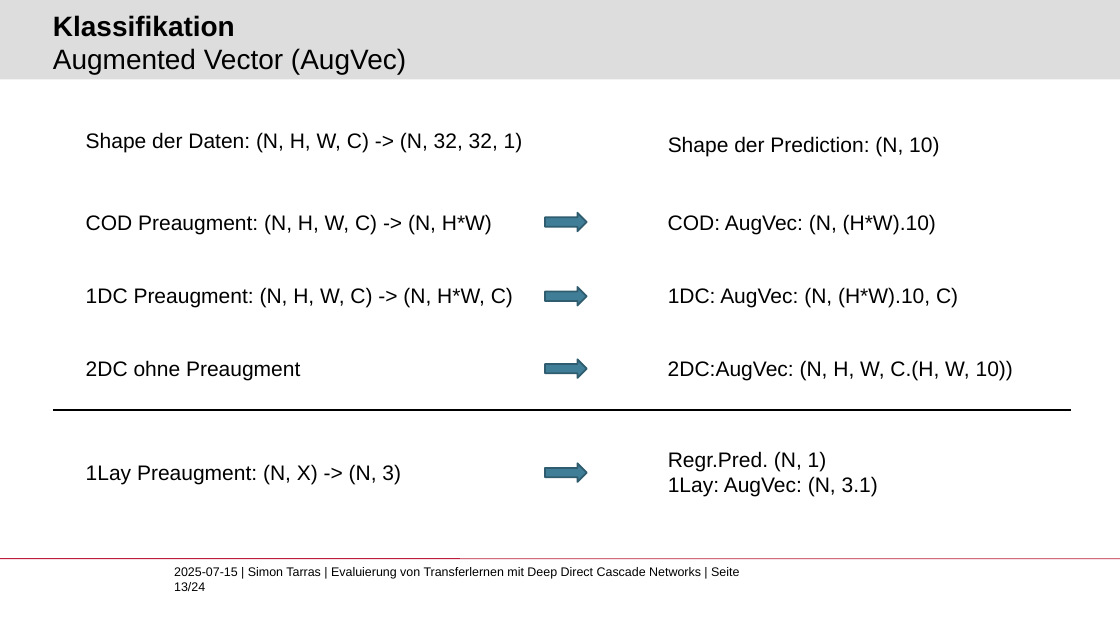
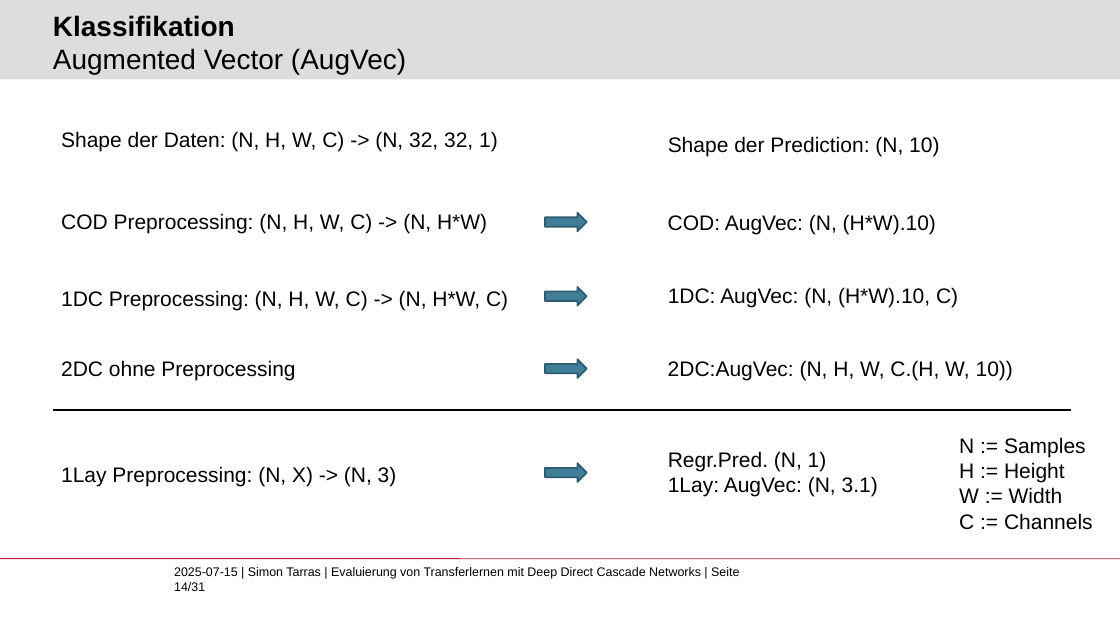
Before and after one commit to Lirras/BA_EvalTF_DDCN, a slide deck: slide 14 of BA_eval_TF.pptx (slide 13 before the commit). Drawn at 1120x630 pixels with LibreOffice and Linux fonts; fonts in the diff are those of the drawing; background and template pictures are left out. Boxes give left, top, right and bottom in pixels: in the first picture for what was removed or moved away, otherwise in the second. Text is boxed around its words. In the diff, an @@ line names an element or a change of style, - is before the commit and + after.

```diff
--- a/BA_eval_TF.pptx
+++ b/BA_eval_TF.pptx
@@ text "Shape der Daten: (N, H, ...": place and size @@
-text "Shape der Daten: (N, H, ..." at [86, 132, 523, 152]
+text "Shape der Daten: (N, H, ..." at [61, 131, 498, 151]
@@ text at [61, 213, 487, 233]: text changed @@
-COD Preaugment: (N, H, W, C) -> (N, H*W)
+COD Preprocessing: (N, H, W, C) -> (N, H*W)
@@ text at [61, 290, 508, 310]: text changed @@
-1DC Preaugment: (N, H, W, C) -> (N, H*W, C)
+1DC Preprocessing: (N, H, W, C) -> (N, H*W, C)
@@ text at [61, 360, 295, 381]: text changed @@
-2DC ohne Preaugment
+2DC ohne Preprocessing
@@ text added at [959, 437, 1093, 530], 18 pt, text #000000 @@
+N := Samples
+H := Height
+W := Width
+C := Channels
@@ text at [61, 466, 397, 486]: text changed @@
-1Lay Preaugment: (N, X) -> (N, 3)
+1Lay Preprocessing: (N, X) -> (N, 3)
@@ text at [174, 567, 739, 591]: text changed @@
-2025-07-15 | Simon Tarras | Evaluierung von Transferlernen mit Deep Direct Cascade Networks | Seite 13/24
+2025-07-15 | Simon Tarras | Evaluierung von Transferlernen mit Deep Direct Cascade Networks | Seite 14/31
```
Also in this commit, not shown: 15 other slides changed, 12 slides added, 4 slides removed.
